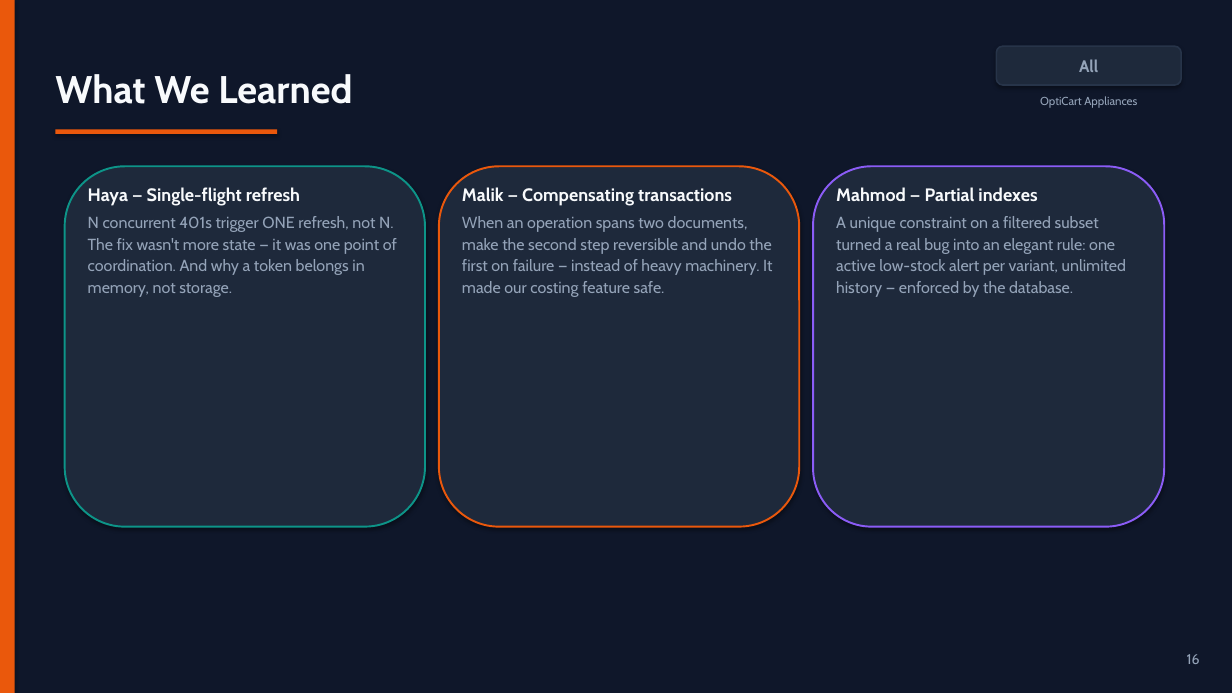
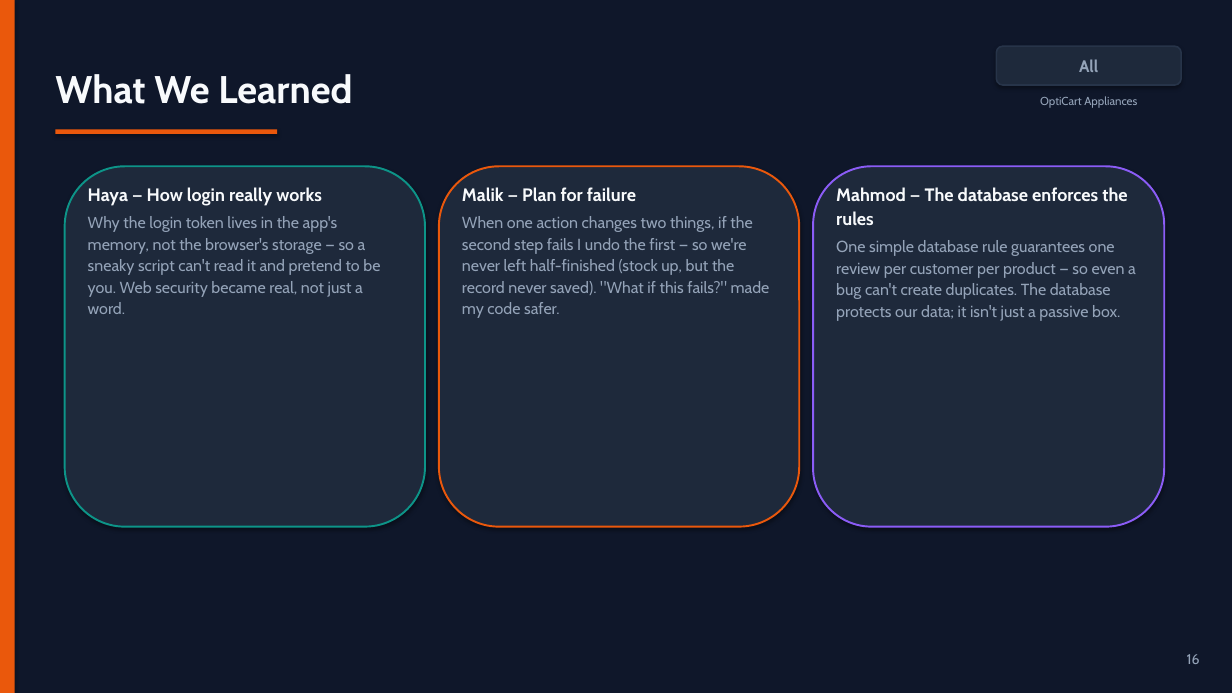
Before and after one commit to malik-halimeh/1stMERNpresentation, a slide deck: slide 16 of presentation/OptiCart_Main.pptx. Drawn at 1232x693 pixels with LibreOffice and Linux fonts; fonts in the diff are those of the drawing. Boxes give left, top, right and bottom in pixels: in the first picture for what was removed or moved away, otherwise in the second. Text is boxed around its words. In the diff, an @@ line names an element or a change of style, - is before the commit and + after.

Commit message:
feat: add automated PPTX generation script and initial presentation decks

```diff
--- a/presentation/OptiCart_Main.pptx
+++ b/presentation/OptiCart_Main.pptx
@@ text at [88, 187, 380, 314]: text changed @@
-Haya — Single-flight refresh
-N concurrent 401s trigger ONE refresh, not N. The fix wasn't more state — it was one point of coordination. And why a token belongs in memory, not storage.
+Haya — How login really works
+Why the login token lives in the app's memory, not the browser's storage — so a sneaky script can't read it and pretend to be you. Web security became real, not just a word.
@@ text at [462, 187, 770, 318]: text changed @@
-Malik — Compensating transactions
-When an operation spans two documents, make the second step reversible and undo the first on failure — instead of heavy machinery. It made our costing feature safe.
+Malik — Plan for failure
+When one action changes two things, if the second step fails I undo the first — so we're never left half-finished (stock up, but the record never saved). "What if this fails?" made my code safer.
@@ text at [836, 187, 1136, 321]: text changed @@
-Mahmod — Partial indexes
-A unique constraint on a filtered subset turned a real bug into an elegant rule: one active low-stock alert per variant, unlimited history — enforced by the database.
+Mahmod — The database enforces the rules
+One simple database rule guarantees one review per customer per product — so even a bug can't create duplicates. The database protects our data; it isn't just a passive box.
```
Also in this commit, not shown: 1 other slide changed, 4 other files.
